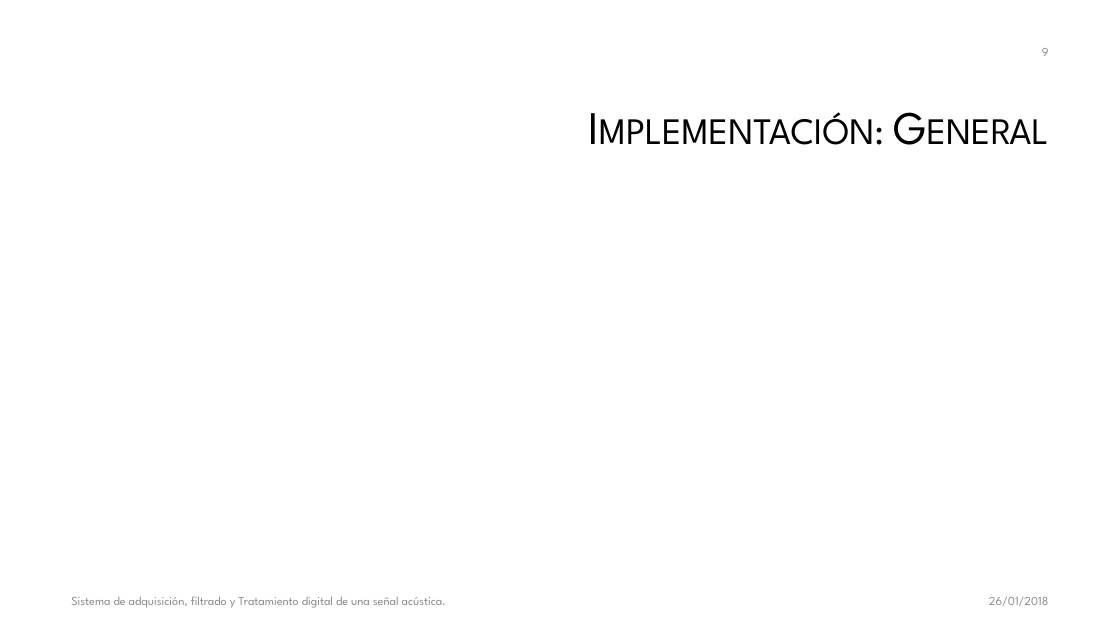
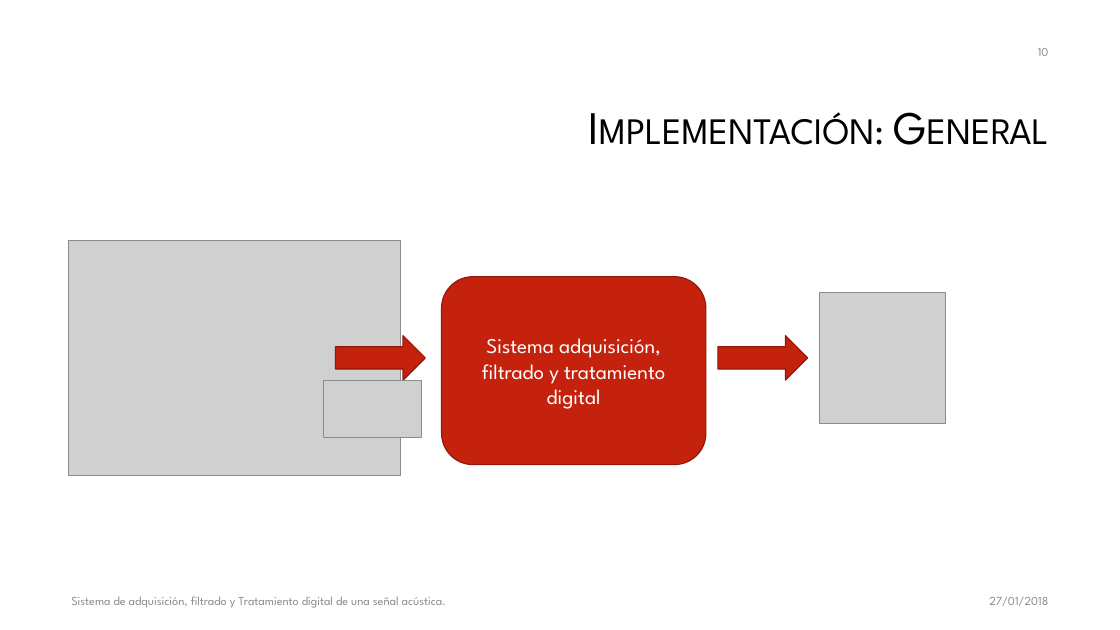
Before and after one commit to galledohm/Prueba1, a slide deck: slide 10 of Subsis/Presentación/Sistema de adquisición, filtrado y Tratamiento digital.pptx (slide 9 before the commit). Drawn at 1120x630 pixels with LibreOffice and Linux fonts; fonts in the diff are those of the drawing; grey boxes stand for pictures; background and template pictures are left out. Boxes give left, top, right and bottom in pixels: in the first picture for what was removed or moved away, otherwise in the second. Text is boxed around its words. In the diff, an @@ line names an element or a change of style, - is before the commit and + after.

```diff
--- a/Subsis/Presentación/Sistema de adquisición, filtrado y Tratamiento digital.pptx
+++ b/Subsis/Presentación/Sistema de adquisición, filtrado y Tratamiento digital.pptx
@@ page number at (1038, 48, 1049, 56): text changed @@
-9
+10
@@ picture added at (69, 240, 401, 476) @@
@@ rounded rectangle added at (442, 276, 707, 465), fill #C4220D, outline #91190A 1 pt, 18 pt, text #FFFFFF @@
+Sistema adquisición, filtrado y tratamiento digital
@@ picture added at (820, 292, 946, 424) @@
@@ right arrow added at (335, 336, 425, 381), fill #C4220D, outline #91190A 1 pt @@
@@ right arrow added at (718, 336, 808, 381), fill #C4220D, outline #91190A 1 pt @@
@@ picture added at (323, 381, 422, 438) @@
@@ text at (989, 597, 1048, 606): text changed @@
-26/01/2018
+27/01/2018
```
Also in this commit, not shown: 15 other slides changed, 6 slides added, 2 other files.
